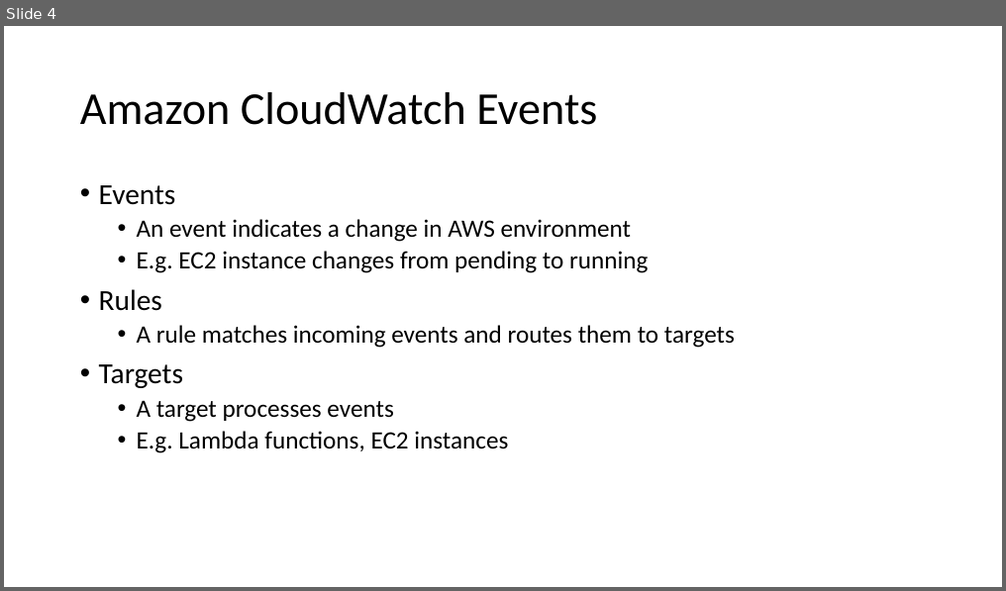
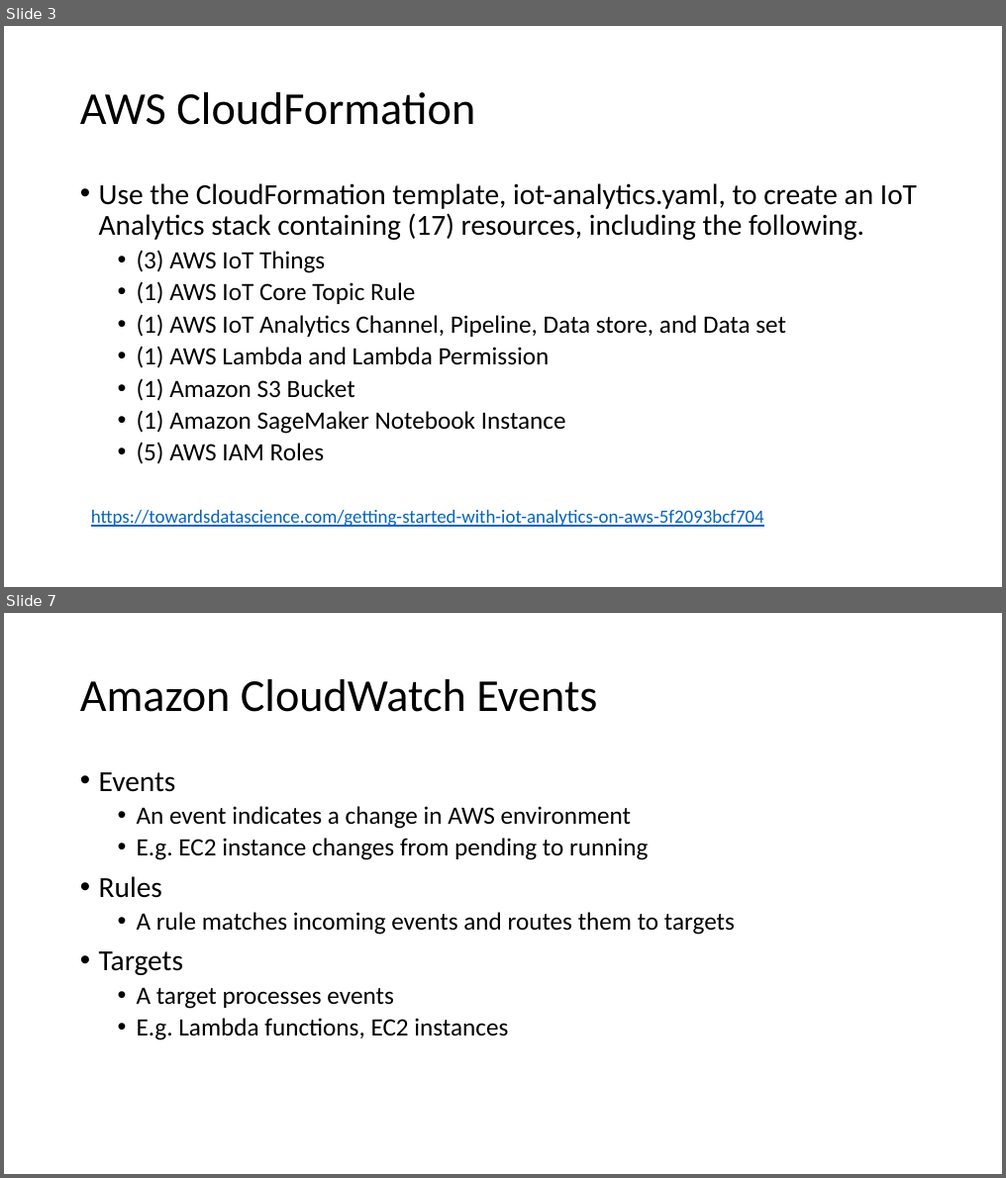
Before and after one commit to xuan0802/iot_slide, a slide deck: IoT analytics.pptx. Shown one above the other, each under a label of ours: slide 4 before the commit, slides 3 and 7 after it; the slides between them are not shown. The pictures are 1006x591 and 1006x1178 pixels, drawn with LibreOffice and Linux fonts; fonts in the diff are those of the drawing. Boxes give left, top, right and bottom in pixels: in the first picture for what was removed or moved away, otherwise in the second. Text is boxed around its words. In the diff, an @@ line names an element or a change of style, - is before the commit and + after.

Commit message:
update iot core slides

```diff
--- a/IoT analytics.pptx
+++ b/IoT analytics.pptx
@@ slide 3 added at [4,26,1002,587], background #FFFFFF @@
@@ title added at [80,92,475,125], 44 pt, text #000000 @@
+AWS CloudFormation
@@ text added at [99,183,917,465], 24 pt, text #000000 @@
+• Use the CloudFormation template, iot-analytics.yaml, to create an IoT Analytics stack containing (17) resources, including the following.
+  • (3) AWS IoT Things
+  • (1) AWS IoT Core Topic Rule
+  • (1) AWS IoT Analytics Channel, Pipeline, Data store, and Data set
+  • (1) AWS Lambda and Lambda Permission
+  • (1) Amazon S3 Bucket
+  • (1) Amazon SageMaker Notebook Instance
+  • (5) AWS IAM Roles
@@ text added at [91,510,764,527], 18 pt, text #0563C1, underline @@
+https://towardsdatascience.com/getting-started-with-iot-analytics-on-aws-5f2093bcf704
@@ what was slide 4 is now slide 7 @@
```
Also in this commit, not shown: 2 slides changed, 3 other slides added, 1 slide removed.
